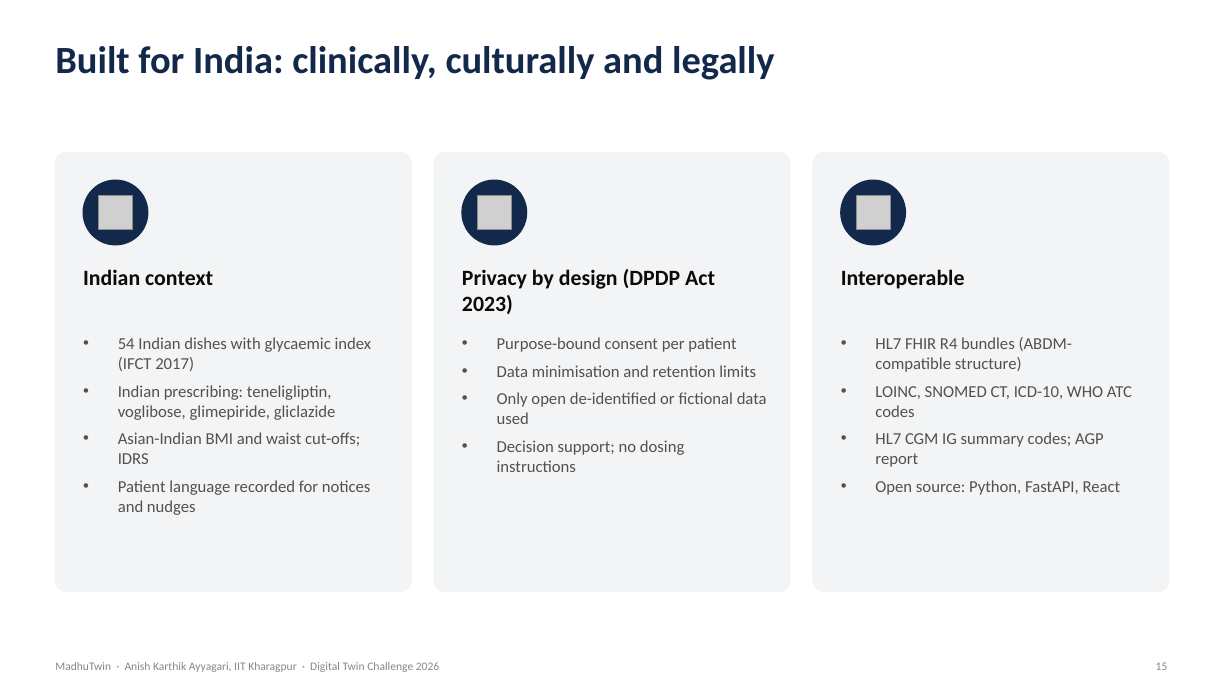
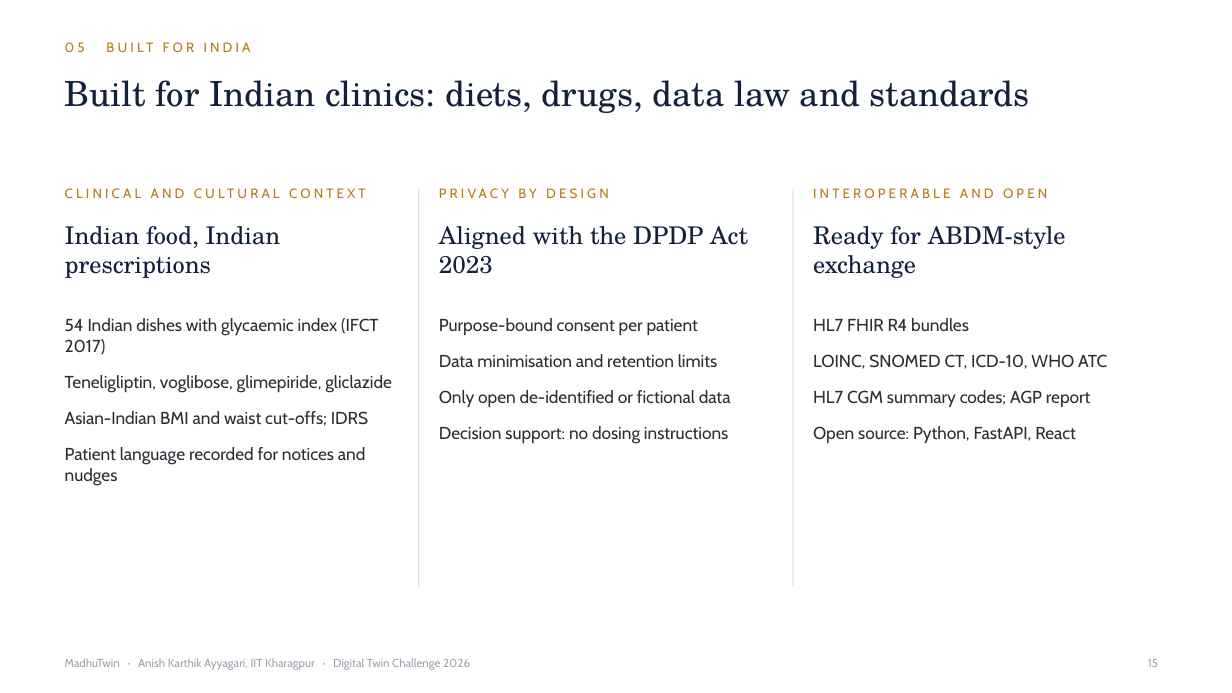
Before and after one commit to Realmer01/BioT_IIT_Kharagpur, a slide deck: slide 15 of docs/Presentation.pptx. Drawn at 1232x693 pixels with LibreOffice and Linux fonts; fonts in the diff are those of the drawing; grey boxes stand for pictures. Boxes give left, top, right and bottom in pixels: in the first picture for what was removed or moved away, otherwise in the second. Text is boxed around its words. In the diff, an @@ line names an element or a change of style, - is before the commit and + after.

Commit message:
Redesign presentation and architecture diagram
Editorial typography (Georgia headlines, Segoe UI text), a single honey
accent, hairline structure instead of cards and icons, visuals drawn from
real cohort traces, cropped dashboard views at true aspect, and text
sized to fit every box.

```diff
--- a/docs/Presentation.pptx
+++ b/docs/Presentation.pptx
@@ text at (x1=65, y1=42, x2=200, y2=107): text changed; size 30 to 10.5 pt; font Calibri to Cabin; text colour #13294B to #B97A12; bold off @@
-Built for India: clinically, culturally and legally
+05 BUILT FOR INDIA
@@ title added at (x1=209, y1=80, x2=1030, y2=113), 27 pt, text #14213D @@
+Built for Indian clinics: diets, drugs, data law and standards
@@ rounded rectangle removed at (x1=55, y1=152, x2=411, y2=592) @@
@@ rounded rectangle removed at (x1=434, y1=152, x2=790, y2=592) @@
@@ rounded rectangle removed at (x1=813, y1=152, x2=1169, y2=592) @@
@@ ellipse removed at (x1=83, y1=180, x2=148, y2=245) @@
@@ picture removed at (x1=99, y1=196, x2=132, y2=229) @@
@@ line added from (419, 189) to (419, 587), #D9DEE5 0.75 pt @@
@@ text at (x1=439, y1=188, x2=609, y2=198): text changed; size 17 to 10.5 pt; font Calibri to Cabin; text colour #0B0B0B to #B97A12; bold off @@
-Privacy by design (DPDP Act 2023)
+PRIVACY BY DESIGN
@@ ellipse removed at (x1=462, y1=180, x2=527, y2=245) @@
@@ picture removed at (x1=478, y1=196, x2=511, y2=229) @@
@@ line added from (793, 189) to (793, 587), #D9DEE5 0.75 pt @@
@@ text at (x1=813, y1=188, x2=1047, y2=198): text changed; size 17 to 10.5 pt; font Calibri to Cabin; text colour #0B0B0B to #B97A12; bold off @@
-Interoperable
+INTEROPERABLE AND OPEN
@@ ellipse removed at (x1=841, y1=180, x2=906, y2=245) @@
@@ picture removed at (x1=857, y1=196, x2=890, y2=229) @@
@@ text at (x1=65, y1=226, x2=281, y2=278): text changed; size 17 to 19 pt; font Calibri to TeX Gyre Schola; text colour #0B0B0B to #14213D; bold off @@
-Indian context
+Indian food, Indian prescriptions
@@ text added at (x1=439, y1=226, x2=748, y2=274), 19 pt, text #14213D @@
+Aligned with the DPDP Act 2023
@@ text added at (x1=813, y1=226, x2=1066, y2=278), 19 pt, text #14213D @@
+Ready for ABDM-style exchange
@@ text at (x1=65, y1=318, x2=378, y2=486): size 13 to 13.5 pt, font Calibri to Cabin, text colour #52514E to #2A2F36 in "54 Indian dishes with glycaemic index (IFCT ...", "Asian-Indian BMI and waist cut-offs; IDRS", "Patient language recorded for notices and nudges"; bullet • to none; more space between paragraphs @@
@@ text "54 Indian dishes with glycaemic ..." moved from (x1=118, y1=337, x2=372, y2=515) to (x1=65, y1=318, x2=392, y2=486) @@
@@ text at (x1=439, y1=318, x2=717, y2=367): size 13 to 13.5 pt, font Calibri to Cabin, text colour #52514E to #2A2F36 in "Purpose-bound consent per patient", "Data minimisation and retention limits"; bullet • to none; more space between paragraphs @@
@@ text "Purpose-bound consent per patient" moved from (x1=497, y1=337, x2=767, y2=472) to (x1=439, y1=318, x2=731, y2=444) @@
@@ text at (x1=813, y1=318, x2=1107, y2=407): text changed; size 13 to 13.5 pt; font Calibri to Cabin; text colour #52514E to #2A2F36 @@
-• HL7 FHIR R4 bundles (ABDM-compatible structure)
-• LOINC, SNOMED CT, ICD-10, WHO ATC codes
-• HL7 CGM IG summary codes; AGP report
+HL7 FHIR R4 bundles
+LOINC, SNOMED CT, ICD-10, WHO ATC
+HL7 CGM summary codes; AGP report
@@ text "HL7 FHIR R4 bundles" moved from (x1=875, y1=337, x2=1132, y2=495) to (x1=813, y1=318, x2=1107, y2=443) @@
@@ text at (x1=65, y1=375, x2=392, y2=393): text changed; size 13 to 13.5 pt; font Calibri to Cabin; text colour #52514E to #2A2F36 @@
-• Indian prescribing: teneligliptin, voglibose, glimepiride, gliclazide
+Teneligliptin, voglibose, glimepiride, gliclazide
@@ text added at (x1=193, y1=411, x2=221, y2=424), 10.5 pt, text #B97A12 @@
+CLINICAL AND CULTURAL CONTEXT
@@ text at (x1=439, y1=390, x2=731, y2=444): text changed; size 13 to 13.5 pt; font Calibri to Cabin; text colour #52514E to #2A2F36 @@
-• Only open de-identified or fictional data used
-• Decision support; no dosing instructions
+Only open de-identified or fictional data
+Decision support: no dosing instructions
@@ text at (x1=813, y1=426, x2=1076, y2=443): size 13 to 13.5 pt, font Calibri to Cabin, text colour #52514E to #2A2F36 in "Open source: Python, FastAPI, React"; bullet • to none; more space between paragraphs @@
@@ text "MadhuTwin · Anish Karthik Ayyagari, ..." at (x1=65, y1=658, x2=470, y2=670): font Calibri to Cabin, text colour #898781 to #9AA3AF @@
@@ text "MadhuTwin · Anish Karthik Ayyagari, ..." moved from (x1=55, y1=662, x2=439, y2=672) to (x1=65, y1=658, x2=470, y2=670) @@
@@ page number moved from (x1=1156, y1=662, x2=1168, y2=670) to (x1=1148, y1=659, x2=1158, y2=667) @@
@@ page number at (x1=1148, y1=659, x2=1158, y2=667): font Calibri to Cabin, text colour #898781 to #9AA3AF @@
```
Also in this commit, not shown: 14 other slides changed, 2 slides added, 2 slides removed, 4 other files.
